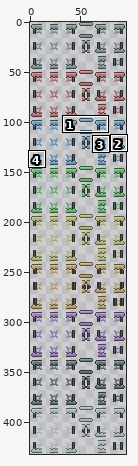
Sprite sheet -- tiles/materials/peglaci/peglacidrainblock.png. The picture above shows the old version from afar; the outline marks the close-up.
Close-up. As it was:
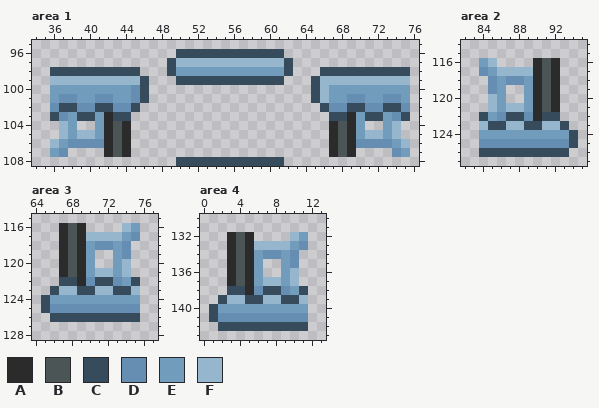
The file is 96x432 pixels. Colours within 5 levels of each other are drawn and written as one. Shown: area 1: x 34..76, y 95..108; area 2: x 82..95, y 114..127; area 3: x 64..77, y 115..128; area 4: x 0..13, y 130..143. The commit also changed other parts of the picture, which this record leaves out.
Palette (. is transparent): A #2b2b2b  B #4c5556  C #364c5c  D #658eb2  E #729cbc  F #96b6ce
The result:
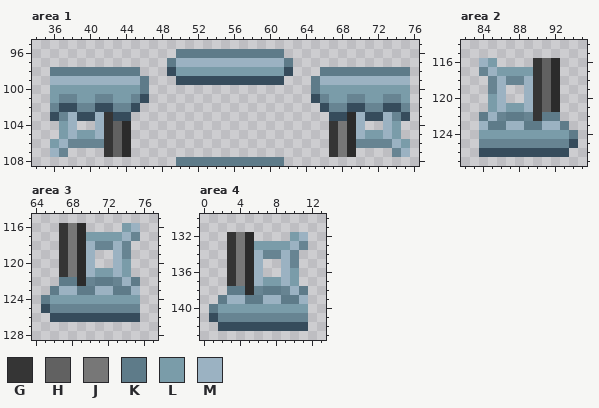
Colours new in this view: G #353535  H #616161  J #777777  K #5e7b89  L #7a9ca9  M #9bb2c2
Edits made:
@@ palette @@
-D #658eb2
+D #678492
--- area 1
@@ x 34..76 @@
  95 ...........................................
- 96 ................CCCCCCCCCCCC...............
- 97 ...............CFFFFFFFFFFFFC..............
- 98 ..CCCCCCCCCC...CEEEEEEEEEEEEC...CCCCCCCCCC.
- 99 ..FFFFFFFFFFC...CCCCCCCCCCCC...CFFFFFFFFFF.
-100 ..EEEEEEEEEDC..................CFEEEEEEEEE.
-101 ..EDDEEDDEEDC..................CFEEDDEEDDE.
+ 96 ................KKKKKKKKKKKK...............
+ 97 ...............KMMMMMMMMMMMMK..............
+ 98 ..KKKKKKKKKK...CLLLLLLLLLLLLC...KKKKKKKKKK.
+ 99 ..MMMMMMMMMMK...CCCCCCCCCCCC...KMMMMMMMMMM.
+100 ..LLLLLLLLLLK..................KLLLLLLLLLL.
+101 ..LDDLLDDLLDC..................CDLLDDLLDDL.
 102 ..DCCDDCCDDC....................CDDCCDDCCD.
-103 ..CDECCEACC......................CCAECCEDC.
-104 ...FE..EABA......................ABAE..EF..
-105 ...FEFFEABA......................ABAEFFEF..
-106 ..FEDDDDABA......................ABADDDDEF.
-107 ..ED....ABA......................ABA....DE.
-108 ................CCCCCCCCCCCC...............
+103 ..CDMCCMGCC......................CCAMCCMDC.
+104 ...LM..MGHA......................GJAM..ML..
+105 ...LMLLMGHA......................GJAMLLML..
+106 ..LMDDDDGHA......................GJADDDDML.
+107 ..MD....GHA......................GJA....DM.
+108 ................KKKKKKKKKKKK...............
--- area 2
@@ x 82..95 @@
 115 ..............
-116 ..EF....ABA...
-117 ..DEFFFFABA...
-118 ...DEDDEABA...
-119 ...DE..EABA...
-120 ...FE..EABA...
-121 ...FEFFEABA...
-122 ..CEDCCDACC...
-123 ..FCCFFCCFFC..
-124 ..EEEEEEEEEEC.
+116 ..ML....GHA...
+117 ..DMLLLLGHA...
+118 ...DMDDMGHA...
+119 ...DM..MGHA...
+120 ...LM..MGHA...
+121 ...LMLLMGHA...
+122 ..KMDKKDGKK...
+123 ..MKKMMKKMMK..
+124 ..LLLLLLLLLLK.
 125 ..DDDDDDDDDDC.
--- area 3
@@ x 64..77 @@
 115 ..............
-116 ...ABA....FE..
-117 ...ABAFFFFED..
-118 ...ABAEDDED...
-119 ...ABAE..ED...
-120 ...ABAE..EF...
-121 ...ABAEFFEF...
-122 ...CCADCCDEC..
-123 ..CFFCCFFCCF..
-124 .CEEEEEEEEEE..
+116 ...GJA....LM..
+117 ...GJALLLLMD..
+118 ...GJAMDDMD...
+119 ...GJAM..MD...
+120 ...GJAM..ML...
+121 ...GJAMLLML...
+122 ...KKADKKDMK..
+123 ..KMMKKMMKKM..
+124 .KLLLLLLLLLL..
 125 .CDDDDDDDDDD..
--- area 4
@@ x 0..13 @@
 131 ..............
-132 ...ABA....FE..
-133 ...ABAFFFFED..
-134 ...ABAEDDED...
-135 ...ABAE..ED...
-136 ...ABAE..EF...
-137 ...ABAEFFEF...
-138 ...CCADCCDEC..
-139 ..CFFCCFFCCF..
-140 .CEEEEEEEEEE..
+132 ...GJA....LM..
+133 ...GJALLLLMD..
+134 ...GJAMDDMD...
+135 ...GJAM..MD...
+136 ...GJAM..ML...
+137 ...GJAMLLML...
+138 ...KKADKKDMK..
+139 ..KMMKKMMKKM..
+140 .KLLLLLLLLLL..
 141 .CDDDDDDDDDD..
Where, in picture pixels (left, top, right, bottom), the same in both close-ups:
changed: (50, 49, 410, 157)
changed: (176, 157, 284, 166)
changed: (479, 58, 578, 148)
changed: (41, 223, 140, 313)
changed: (209, 232, 308, 322)
